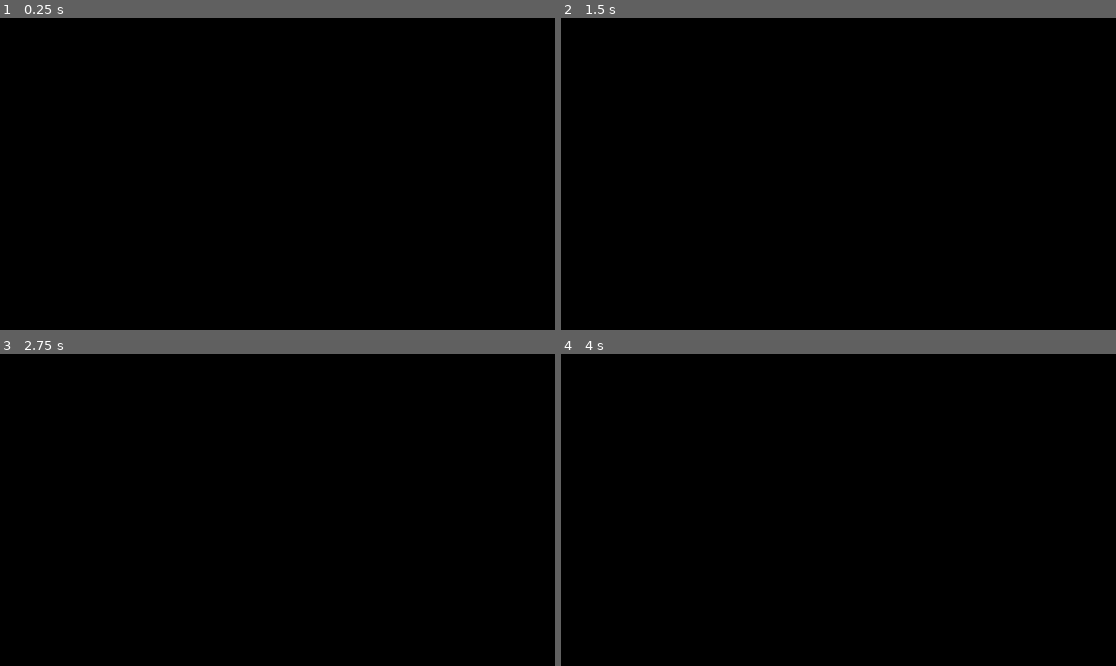
Above: before the commit, frames 1-4 (two rows, left to right).
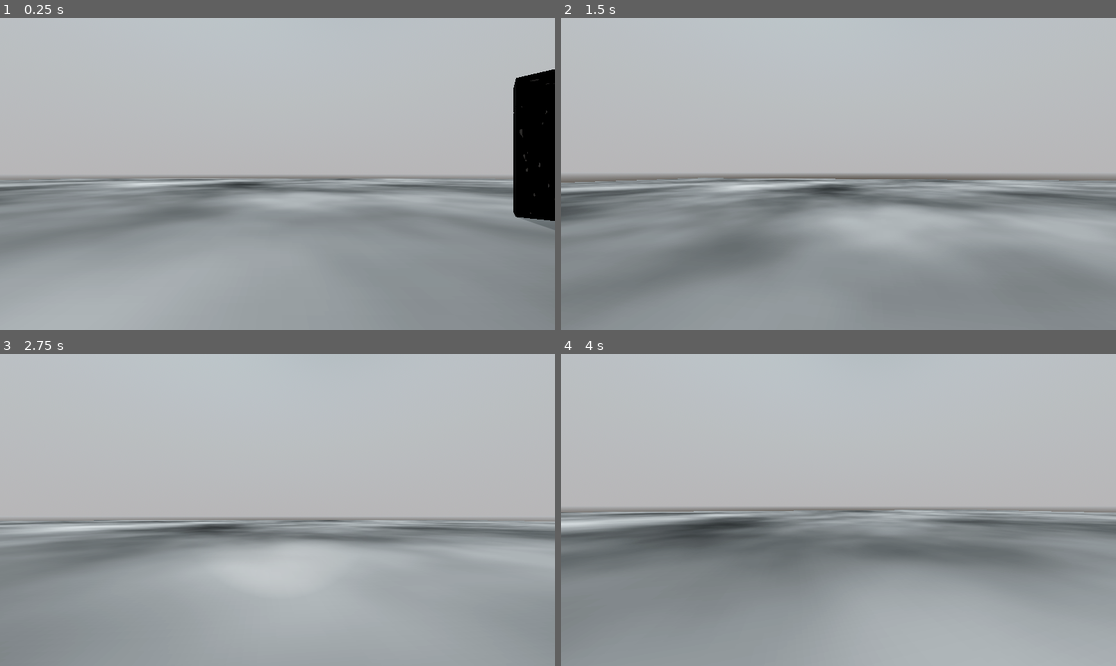
Above: after the commit, the same moments.

Repository: Loqor/horror-game
Game: Godot game, scene res://test.tscn
Same seed, same stepped clock (60 frames per second), same inputs: the game is played once before the commit and once after it.
Inputs (mouse positions are in pixels of both pictures, inside the frame that each line leads up to):
- Up to frame 1 (0.25 s): no input
- Up to frame 2 (1.5 s): move the mouse to (866, 174) at 0.52 s; hold Shift (crouch) 0.53-1.28 s; hold W (up) from 0.53 s (still down); tap Space (jump) at 0.77 s; tap F (flashlight, bound only after the commit) at 0.8, 1.35 s; move the mouse to (810, 174) at 1.27 s
- Up to frame 3 (2.75 s): keep holding W (up); tap Space (jump) at 1.52 s; tap Shift (crouch) at 1.55 s; move the mouse to (288, 503) at 2.02 s; hold Shift (crouch) from 2.03 s (still down); tap F (flashlight, bound only after the commit) at 2.3 s
- Up to frame 4 (4 s): keep holding W (up); move the mouse to (832, 516) at 2.77 s; release Shift (crouch) at 2.78 s; tap Ctrl (sprint) at 2.85 s; tap Space (jump) at 3.02, 3.77 s; tap Shift (crouch) at 3.05 s; move the mouse to (877, 513) at 3.52 s; tap F (flashlight, bound only after the commit) at 3.6 s

The runs differ from the first frame. In frame 1, 97% of the frame differs, in the area x 0-100%, y 0-100%; in frame 2, 100%; in frame 3, 100%; in frame 4, 100%.

Commit message:
Added flashlight and crouching
Added default crouching behaviour, new flashlight functionality, and the map is slightly different

Diff:
--- a/CharacterBody3D.gd
+++ b/CharacterBody3D.gd
@@ -2,6 +2,7 @@
 
 var speed
 const WALK_SPEED = 5.0
+const CROUCH_SPEED = 3.0
 const SPRINT_SPEED = 7.0
 const JUMP_VELOCITY = 4.5
 const SENSITIVITY = 0.003
@@ -51,7 +52,16 @@
 	if Input.is_action_pressed("sprint"):
 		speed = SPRINT_SPEED
 	else:
-		speed = WALK_SPEED
+		if Input.is_action_pressed("crouch"):
+			$CollisionShape3D.scale.y = 0.5
+			$CollisionShape3D.position.y = -0.5
+			head.position.y = 0.617 / 2.0
+			speed = CROUCH_SPEED
+		else:
+			$CollisionShape3D.scale.y = 1.0
+			$CollisionShape3D.position.y = 0.0
+			head.position.y = 0.617
+			speed = WALK_SPEED
 
 	# Get the input direction and handle the movement/deceleration.
 	# As good practice, you should replace UI actions with custom gameplay actions.
--- /dev/null
+++ b/flashlight.gd
@@ -0,0 +1,16 @@
+extends Node3D
+
+var paused = false;
+@onready var flashlight = $flashlight
+
+# Called when the node enters the scene tree for the first time.
+func _process(delta):
+	if Input.is_action_just_pressed("flashlight"):
+		toggleFlashlight()
+
+func toggleFlashlight():
+	if paused:
+		flashlight.hide()
+	else:
+		flashlight.show()
+	paused = !paused
--- a/project.godot
+++ b/project.godot
@@ -61,3 +61,8 @@
 "events": [Object(InputEventKey,"resource_local_to_scene":false,"resource_name":"","device":-1,"window_id":0,"alt_press …(182 unchanged characters)…
 ]
 }
+flashlight={
+"deadzone": 0.5,
+"events": [Object(InputEventKey,"resource_local_to_scene":false,"resource_name":"","device":-1,"window_id":0,"alt_pressed":false,"shift_pressed":false,"ctrl_pressed":false,"meta_pressed":false,"pressed":false,"keycode":0,"physical_keycode":70,"key_label":0,"unicode":102,"echo":false,"script":null)
+]
+}
--- a/test.tscn
+++ b/test.tscn
@@ -1,22 +1,26 @@
-[gd_scene load_steps=18 format=3 uid="uid://8brl0ni4uuxp"]
+[gd_scene load_steps=19 format=3 uid="uid://8brl0ni4uuxp"]
 
 [ext_resource type="Script" path="res://main.gd" id="1_las86"]
 [ext_resource type="Script" path="res://CharacterBody3D.gd" id="1_pwu08"]
 [ext_resource type="PackedScene" uid="uid://wp6rl1xq68el" path="res://pause.tscn" id="3_6ia6d"]
+[ext_resource type="Script" path="res://flashlight.gd" id="3_67jv0"]
 
 [sub_resource type="ProceduralSkyMaterial" id="ProceduralSkyMaterial_hbim3"]
-sky_top_color = Color(0.0612954, 0.0824659, 0.111906, 1)
-sky_horizon_color = Color(0, 0, 0, 1)
+sky_top_color = Color(0.705211, 0.820075, 0.868178, 1)
+sky_horizon_color = Color(0.644522, 0.640244, 0.64661, 1)
 sky_curve = 1.15912
 sky_cover_modulate = Color(0.0915856, 0.0267795, 0.0222366, 1)
 ground_horizon_color = Color(0.64625, 0.65575, 0.67075, 1)
+sun_angle_max = 70.64
+sun_curve = 0.115853
 
 [sub_resource type="Sky" id="Sky_s7vpg"]
 sky_material = SubResource("ProceduralSkyMaterial_hbim3")
 
 [sub_resource type="Environment" id="Environment_2y35g"]
 background_mode = 2
-background_energy_multiplier = 0.0
+background_energy_multiplier = 0.9
+background_canvas_max_layer = 23
 sky = SubResource("Sky_s7vpg")
 tonemap_mode = 2
 glow_enabled = true
@@ -46,7 +50,6 @@
 [sub_resource type="StandardMaterial3D" id="StandardMaterial3D_2f2l1"]
 shading_mode = 2
 diffuse_mode = 1
-albedo_color = Color(0.2761, 0.202065, 0.101607, 1)
 albedo_texture = SubResource("NoiseTexture2D_jv758")
 metallic_specular = 0.0
 roughness_texture = SubResource("NoiseTexture2D_jv758")
@@ -73,8 +76,10 @@
 
 [sub_resource type="StandardMaterial3D" id="StandardMaterial3D_ris0a"]
 albedo_color = Color(0, 0, 0, 1)
-metallic_specular = 0.25
+metallic_specular = 0.13
 roughness_texture = SubResource("NoiseTexture2D_x32jc")
+normal_enabled = true
+normal_texture = SubResource("NoiseTexture2D_x32jc")
 
 [node name="World" type="Node3D"]
 script = ExtResource("1_las86")
@@ -113,21 +118,15 @@
 
 [node name="Hand" type="Node3D" parent="Player"]
 transform = Transform3D(1, 0, 0, 0, 1, 0, 0, 0, 1, 0, 0.5, 0)
+script = ExtResource("3_67jv0")
 
 [node name="flashlight" type="SpotLight3D" parent="Player/Hand"]
-light_energy = 2.946
+visible = false
+light_energy = 6.405
 light_volumetric_fog_energy = 16.0
 light_size = 0.162
-spot_range = 7.987
-spot_attenuation = 1.36604
-spot_angle = 32.84
-spot_angle_attenuation = 2.46228
-
-[node name="CSGBox3D2" type="CSGBox3D" parent="."]
-transform = Transform3D(1, 0, 0, 0, 4.59986, 0, 0, 0, 14.2881, 26.157, 0.884877, 0.014267)
-use_collision = true
-size = Vector3(13.0848, 0.621216, 1)
-material = SubResource("StandardMaterial3D_ris0a")
+spot_range = 53.982
+spot_angle = 27.98
 
 [node name="CSGBox3D8" type="CSGBox3D" parent="."]
 transform = Transform3D(0.406749, 0, 0, 0, 1.87099, 0, 0, 0, 5.81169, 10.6723, 1.75038, 1.72821)
@@ -183,33 +182,5 @@
 size = Vector3(9.88708, 0.547241, 0.209961)
 material = SubResource("StandardMaterial3D_ris0a")
 
-[node name="CSGBox3D6" type="CSGBox3D" parent="."]
-transform = Transform3D(1, 0, 0, 0, 6.70523, 0, 0, 0, 14.2881, 26.1689, -0.0737391, -19.0906)
-use_collision = true
-size = Vector3(13.0848, 0.15625, 1)
-material = SubResource("StandardMaterial3D_ris0a")
-
-[node name="CSGBox3D3" type="CSGBox3D" parent="."]
-transform = Transform3D(1, 0, 0, 0, 58.5657, 0, 0, 0, 142.518, -71.0182, 27.6779, 0.014267)
-use_collision = true
-material = SubResource("StandardMaterial3D_ris0a")
-
-[node name="CSGBox3D7" type="CSGBox3D" parent="."]
-transform = Transform3D(1, 0, 0, 0, 58.5657, 0, 0, 0, 142.518, 70.4661, 27.6779, 0.014267)
-use_collision = true
-material = SubResource("StandardMaterial3D_ris0a")
-
-[node name="CSGBox3D4" type="CSGBox3D" parent="."]
-transform = Transform3D(-4.37114e-08, 0, 142.518, 0, 58.5657, 0, -1, 0, -6.22965e-06, -1.56958, 27.6779, 62.0537)
-use_collision = true
-size = Vector3(1, 1, 1.07959)
-material = SubResource("StandardMaterial3D_ris0a")
-
-[node name="CSGBox3D5" type="CSGBox3D" parent="."]
-transform = Transform3D(-4.37114e-08, 0, 142.518, 0, 58.5657, 0, -1, 0, -6.22965e-06, -1.56958, 27.6779, -69.9861)
-use_collision = true
-size = Vector3(1, 1, 1.07959)
-material = SubResource("StandardMaterial3D_ris0a")
-
 [node name="Pause" parent="." instance=ExtResource("3_6ia6d")]
 visible = false
